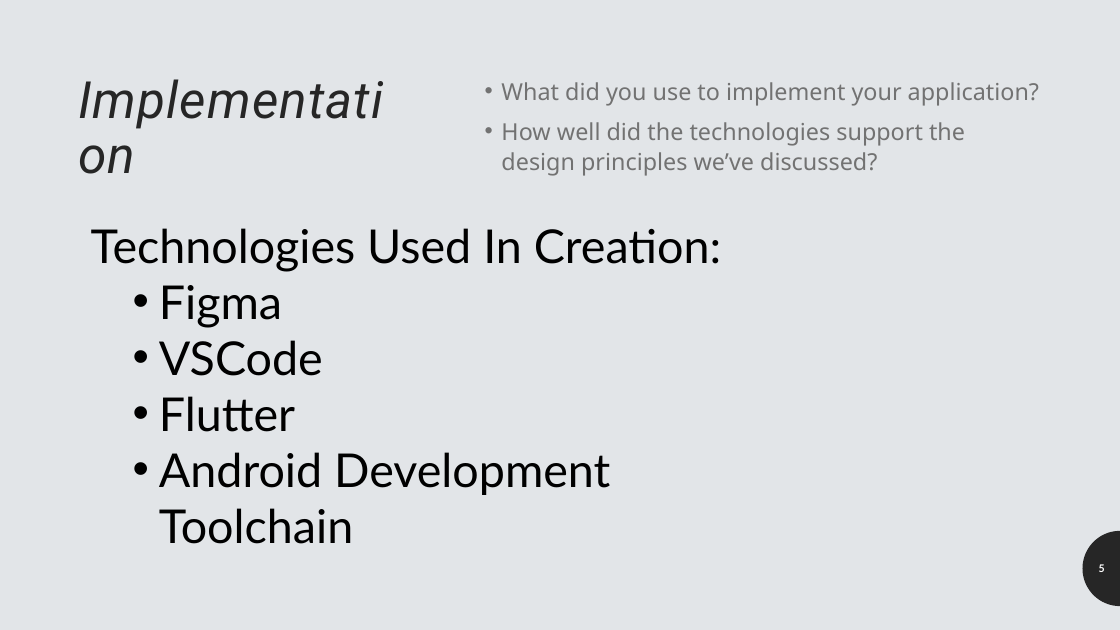
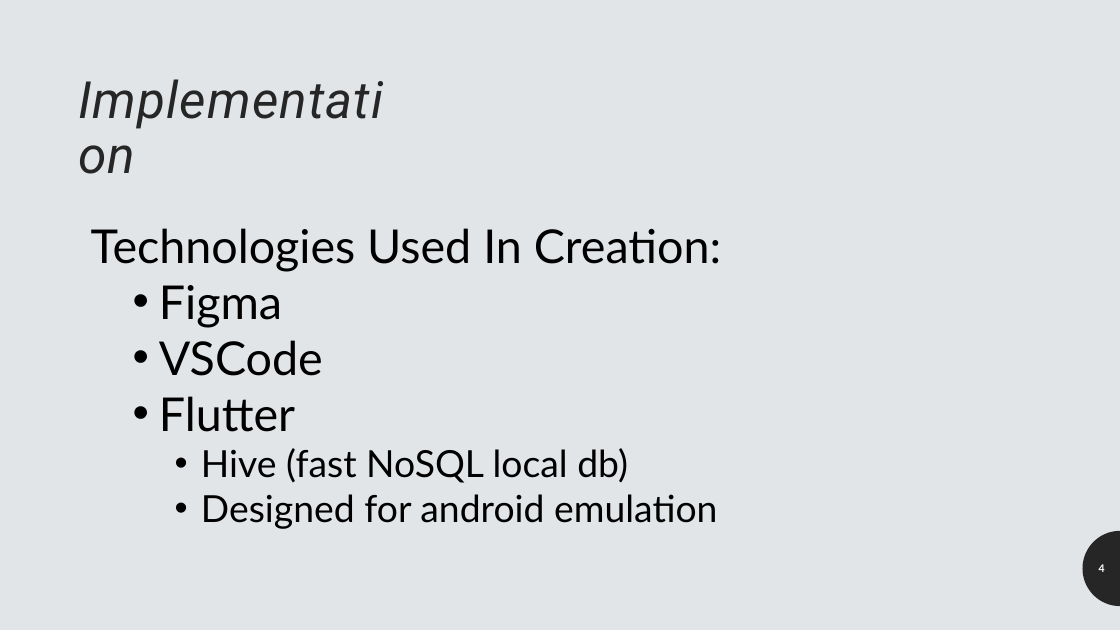
Before and after one commit to patrick-may/MapMyShopping-FlutterApp, a slide deck: slide 4 of presentables/MapMyShopping Presentation.pptx (slide 5 before the commit). Drawn at 1120x630 pixels with LibreOffice and Linux fonts; fonts in the diff are those of the drawing. Boxes give left, top, right and bottom in pixels: in the first picture for what was removed or moved away, otherwise in the second. Text is boxed around its words. In the diff, an @@ line names an element or a change of style, - is before the commit and + after.

```diff
--- a/presentables/MapMyShopping Presentation.pptx
+++ b/presentables/MapMyShopping Presentation.pptx
@@ text removed at (501,82,1039,176) @@
-• What did you use to implement your application?
-• How well did the technologies support the design principles we’ve discussed?
@@ text at (201,448,717,529): text changed; size 40 to 32 pt @@
-  • Android Development Toolchain
+    • Hive (fast NoSQL local db)
+    • Designed for android emulation
@@ page number at (1099,564,1105,572): text changed @@
-5
+4
```
Also in this commit, not shown: 3 other slides changed, 2 other files.
